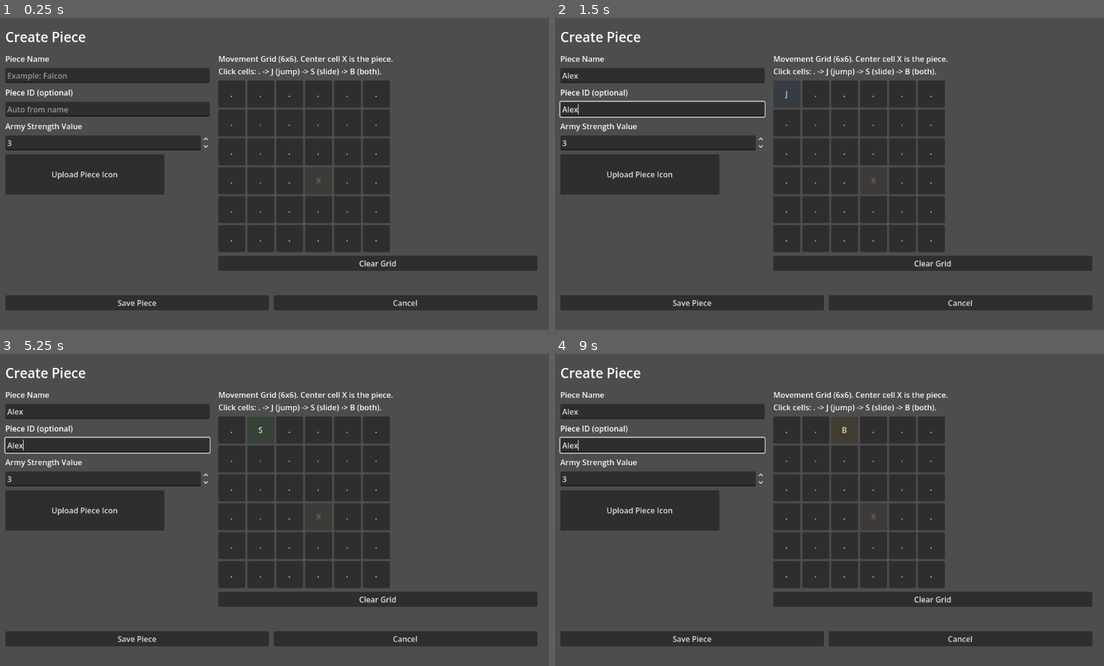
Above: before the commit, frames 1-4 (two rows, left to right).
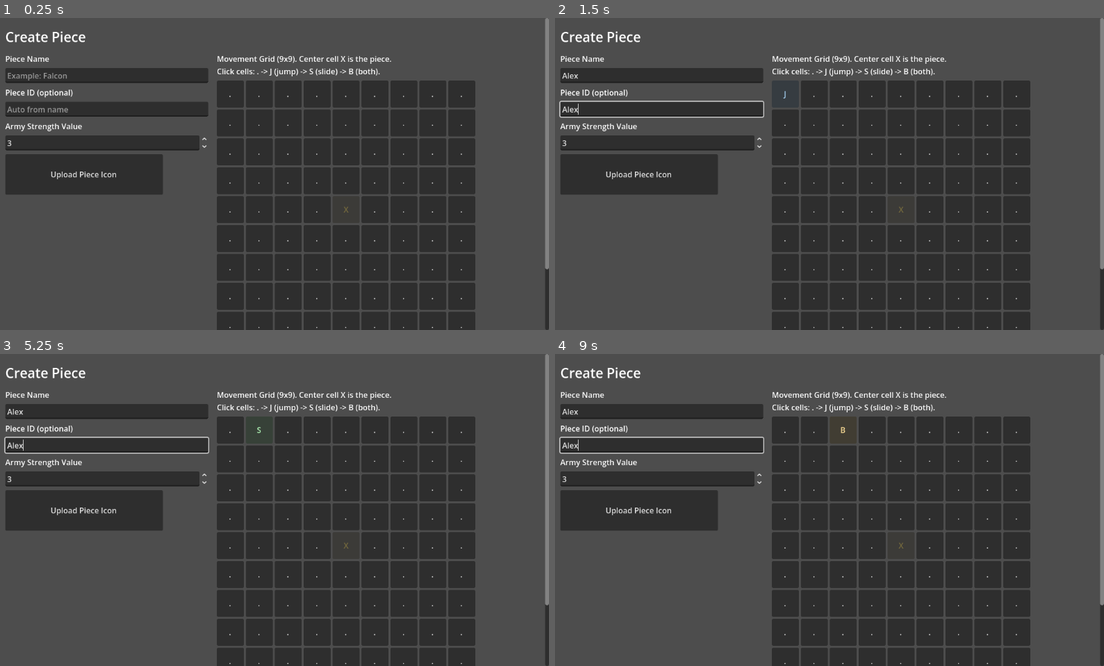
Above: after the commit, the same moments.

Repository: LeoHolman/chesslike
Game: Godot game, scene res://Scenes/CreatePiece.tscn
Same seed, same stepped clock (60 frames per second), same inputs: the game is played once before the commit and once after it. This scene is started directly instead of the project's main scene.
Inputs (mouse positions are in pixels of both pictures, inside the frame that each line leads up to):
- Up to frame 1 (0.25 s): no input
- Up to frame 2 (1.5 s): click (664, 74) at 0.52 s; type "Alex" at 0.6 s; click (664, 108) at 0.75 s; type "Alex" at 0.83 s; click "." at 1.25 s
- Up to frame 3 (5.25 s): click "J" at 2 s; click "S" at 2.75 s; click "B" at 3.5 s; click "." at 4.25 s; click "J" at 5 s
- Up to frame 4 (9 s): click "S" at 5.75 s; click "B" at 6.5 s; click "." at 7.25 s; click "J" at 8 s; click "S" at 8.75 s

The runs differ from the first frame. In frame 1, 20% of the frame differs, in the area x 1-100%, y 0-100%; in frame 2, 20%; in frame 3, 20%; in frame 4, 20%.

Commit message:
fix: fix large custom images on board

Diff:
--- a/Scenes/CreatePiece.tscn
+++ b/Scenes/CreatePiece.tscn
@@ -108,7 +108,7 @@
 [node name="MovementLabel" type="Label" parent="Scroll/RootMargin/RootVBox/MainColumns/RightPanel"]
 layout_mode = 2
 autowrap_mode = 3
-text = "Movement Grid (6x6). Center cell X is the piece.\nClick cells: . -> J (jump) -> S (slide) -> B (both)."
+text = "Movement Grid (9x9). Center cell X is the piece.\nClick cells: . -> J (jump) -> S (slide) -> B (both)."
 
 [node name="MovementGrid" type="GridContainer" parent="Scroll/RootMargin/RootVBox/MainColumns/RightPanel"]
 layout_mode = 2
--- a/Scripts/create_piece.gd
+++ b/Scripts/create_piece.gd
@@ -1,11 +1,11 @@
 extends Control
 
-const GRID_SIZE = 6
+const GRID_SIZE = 9
 const CELL_NONE = 0
 const CELL_JUMP = 1
 const CELL_SLIDE = 2
 const CELL_BOTH = 3
-const ORIGIN_CELL = Vector2i(3, 3)
+const ORIGIN_CELL = Vector2i(4, 4)
 
 @onready var piece_name_input: LineEdit = %PieceNameInput
 @onready var piece_id_input: LineEdit = %PieceIdInput
--- a/Scripts/local_game.gd
+++ b/Scripts/local_game.gd
@@ -827,9 +827,13 @@
 	var piece_id = str(piece_data.get("piece_id", ""))
 	var icon_texture = $"/root/GameManager".get_piece_icon_texture(piece_id)
 	if icon_texture != null:
+		var icon_extent = max(tile_size * 0.68, 14.0)
+		var icon_offset = (tile_size - icon_extent) * 0.5
 		var icon = TextureRect.new()
-		icon.size = Vector2(tile_size, tile_size)
+		icon.position = Vector2(icon_offset, icon_offset)
+		icon.size = Vector2(icon_extent, icon_extent)
 		icon.texture = icon_texture
+		icon.expand_mode = TextureRect.EXPAND_IGNORE_SIZE
 		icon.stretch_mode = TextureRect.STRETCH_KEEP_ASPECT_CENTERED
 		icon.mouse_filter = Control.MOUSE_FILTER_IGNORE
 		piece_root.add_child(icon)
--- a/Scripts/local_game_menu.gd
+++ b/Scripts/local_game_menu.gd
@@ -103,7 +103,7 @@
 		var symbol = piece_data.get("symbol", "?")
 		var icon_texture = game_manager.get_piece_icon_texture(str(piece_id))
 		if icon_texture != null:
-			piece_bank_list.add_item("%s (%s)" % [display_name, symbol], icon_texture)
+			piece_bank_list.add_item("%s (%s)" % [display_name, symbol], _scaled_item_icon(icon_texture, 24))
 		else:
 			piece_bank_list.add_item("%s (%s)" % [display_name, symbol])
 
@@ -903,9 +903,13 @@
 
 	var icon_texture = $"/root/GameManager".get_piece_icon_texture(piece_id)
 	if icon_texture != null:
+		var icon_extent = max(preview_tile_size * 0.68, 12.0)
+		var icon_offset = (preview_tile_size - icon_extent) * 0.5
 		var icon = TextureRect.new()
-		icon.size = piece_root.size
+		icon.position = Vector2(icon_offset, icon_offset)
+		icon.size = Vector2(icon_extent, icon_extent)
 		icon.texture = icon_texture
+		icon.expand_mode = TextureRect.EXPAND_IGNORE_SIZE
 		icon.stretch_mode = TextureRect.STRETCH_KEEP_ASPECT_CENTERED
 		icon.mouse_filter = Control.MOUSE_FILTER_IGNORE
 		icon.modulate = tint
@@ -926,6 +930,15 @@
 	piece_root.add_child(label)
 
 	return piece_root
+
+func _scaled_item_icon(texture: Texture2D, target_size: int) -> Texture2D:
+	if texture == null or target_size <= 0:
+		return texture
+	var image = texture.get_image()
+	if image == null or image.is_empty():
+		return texture
+	image.resize(target_size, target_size, Image.INTERPOLATE_LANCZOS)
+	return ImageTexture.create_from_image(image)
 
 func _piece_fill_color(piece_color: String) -> Color:
 	if piece_color == "white":
